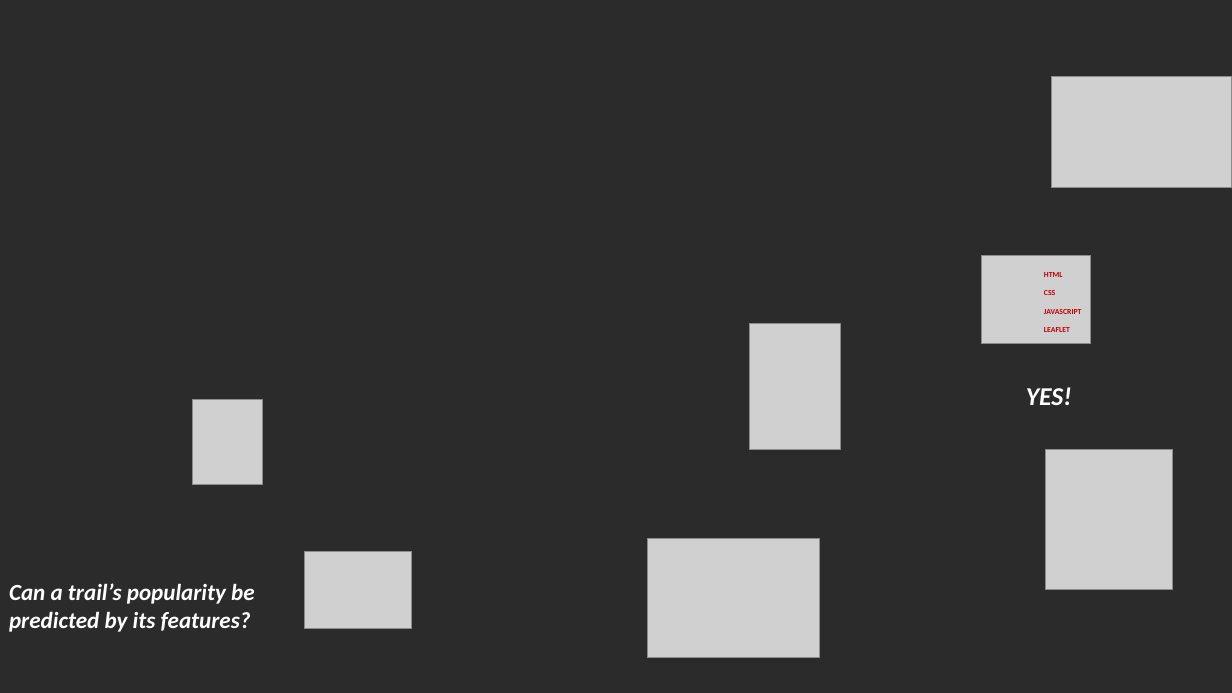
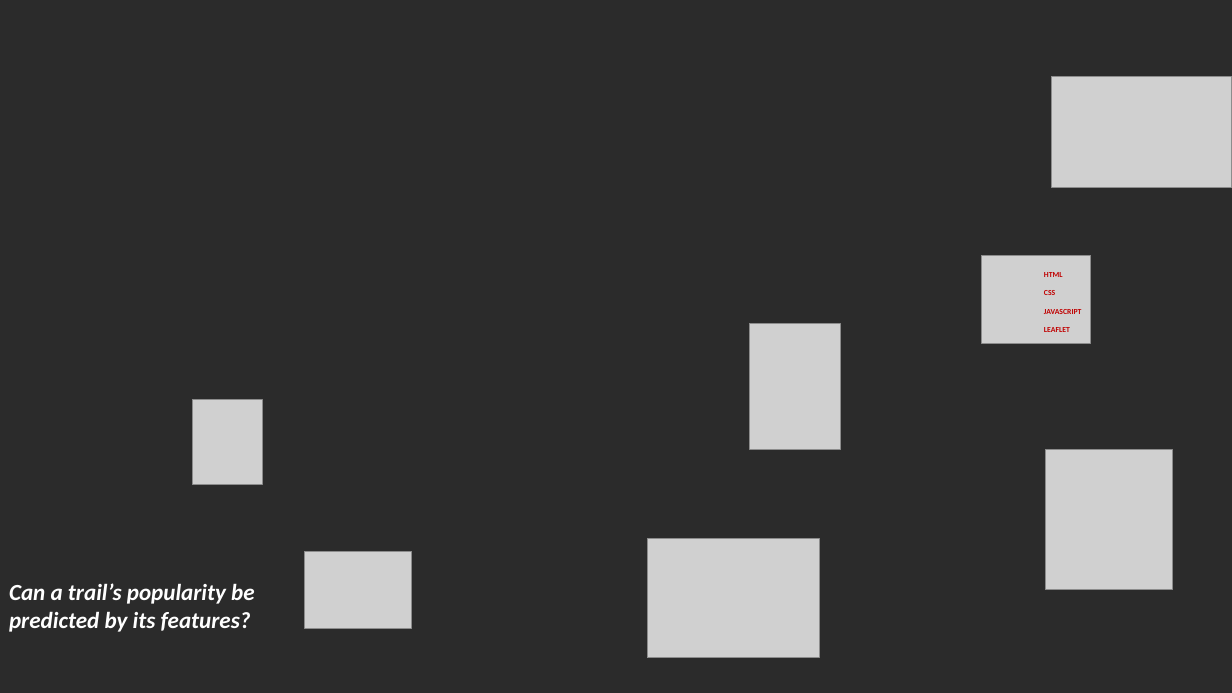
Before and after one commit to jgoeman/Jog-Your-Memory, a slide deck: slide 1 of Our Journey.pptx. Drawn at 1232x693 pixels with LibreOffice and Linux fonts; fonts in the diff are those of the drawing; grey boxes stand for pictures; background and template pictures are left out; a plain dark background stands for a picture behind light text. Boxes give left, top, right and bottom in pixels: in the first picture for what was removed or moved away, otherwise in the second. Text is boxed around its words. In the diff, an @@ line names an element or a change of style, - is before the commit and + after.

```diff
--- a/Our Journey.pptx
+++ b/Our Journey.pptx
@@ text removed at (1026, 387, 1072, 405) @@
-YES!
```
Also in this commit, not shown: 2 slides added, 2 slides removed, 3 other files.
